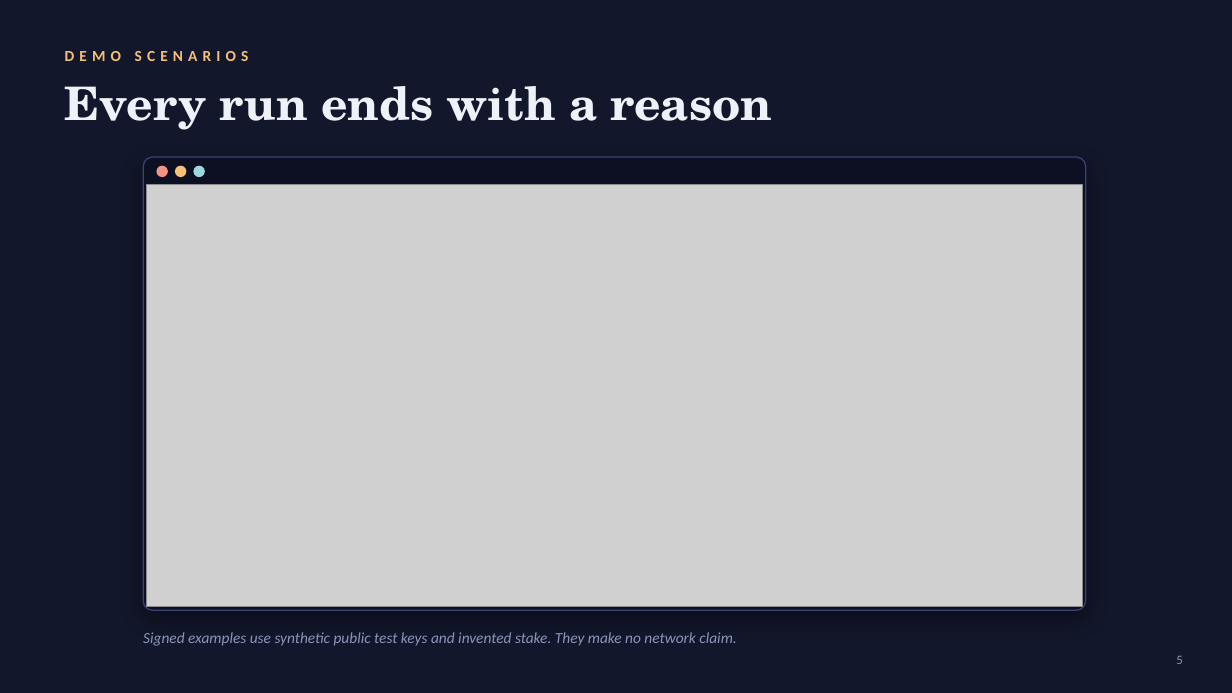
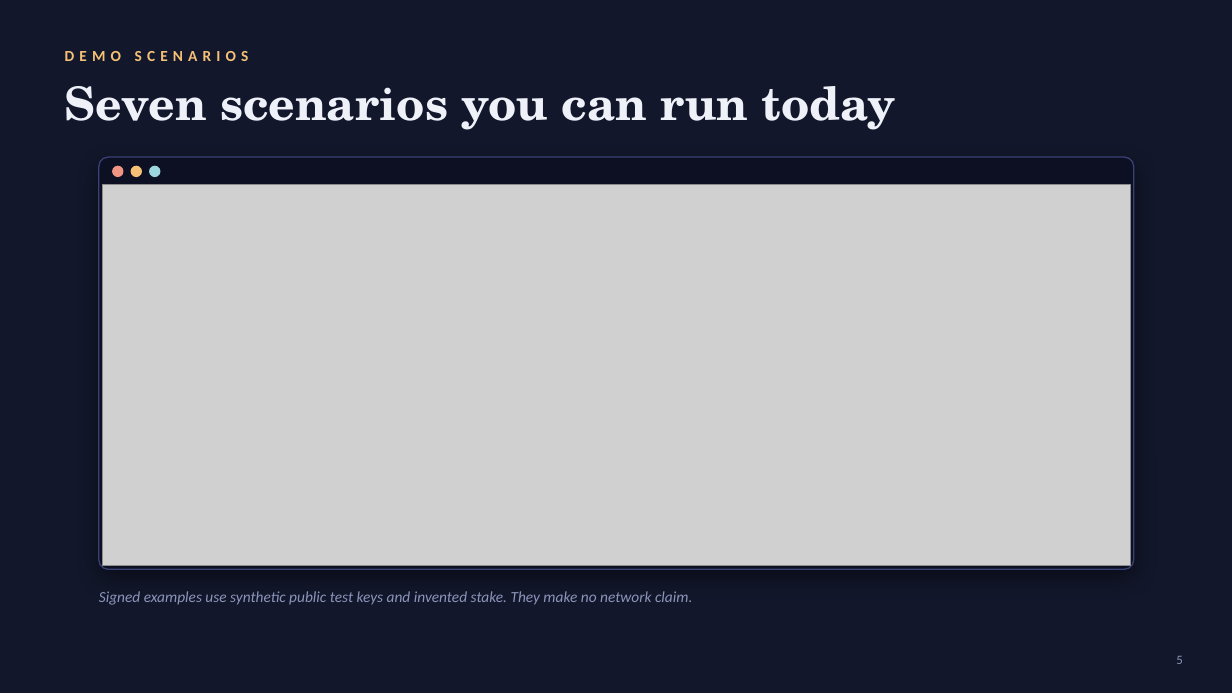
Before and after one commit to mansi0xc/monocle, a slide deck: slide 5 of Monocle-demo.pptx. Drawn at 1232x693 pixels with LibreOffice and Linux fonts; fonts in the diff are those of the drawing; grey boxes stand for pictures. Boxes give left, top, right and bottom in pixels: in the first picture for what was removed or moved away, otherwise in the second. Text is boxed around its words. In the diff, an @@ line names an element or a change of style, - is before the commit and + after.

```diff
--- a/Monocle-demo.pptx
+++ b/Monocle-demo.pptx
@@ text at [65, 86, 896, 130]: text changed @@
-Every run ends with a reason
+Seven scenarios you can run today
@@ rounded rectangle: place and size @@
-rounded rectangle at [143, 157, 1086, 610]
+rounded rectangle at [99, 157, 1134, 569]
@@ rounded rectangle at [99, 157, 1134, 569]: proportions changed @@
@@ 3 ellipses: place and size @@
-3 ellipses at [157, 166, 204, 177]
+3 ellipses at [113, 166, 160, 177]
@@ picture: place and size @@
-picture at [147, 185, 1082, 606]
+picture at [103, 185, 1130, 566]
@@ text "Signed examples use synthetic public ...": place and size @@
-text "Signed examples use synthetic public ..." at [143, 632, 736, 646]
+text "Signed examples use synthetic public ..." at [99, 591, 692, 605]
```
Also in this commit, not shown: 5 other slides changed, 1 slide added, 1 slide removed, 10 other files.
